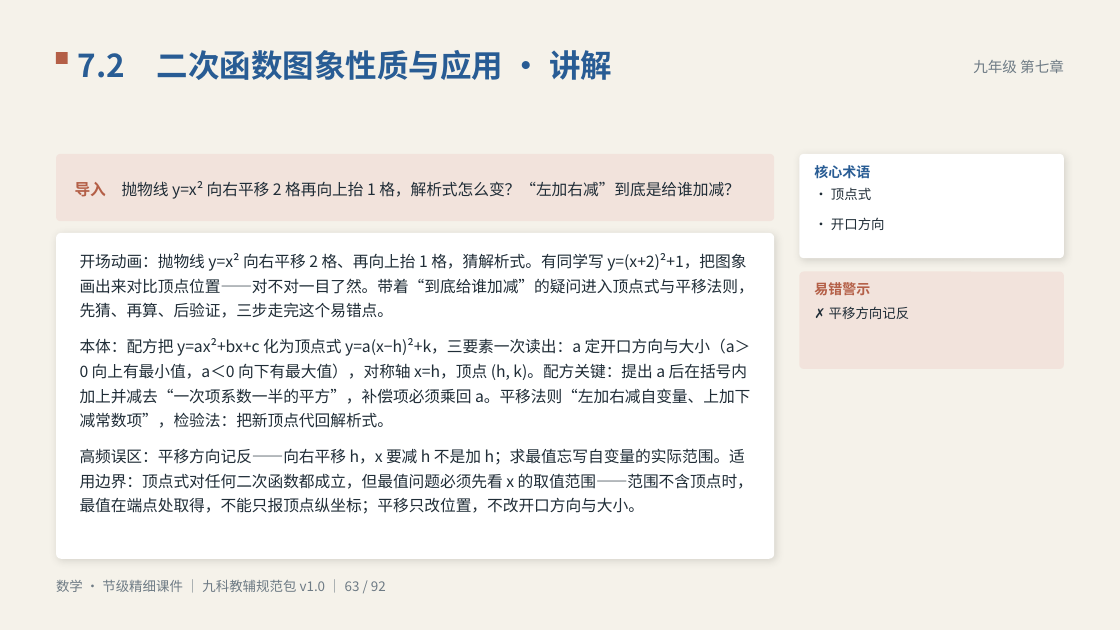
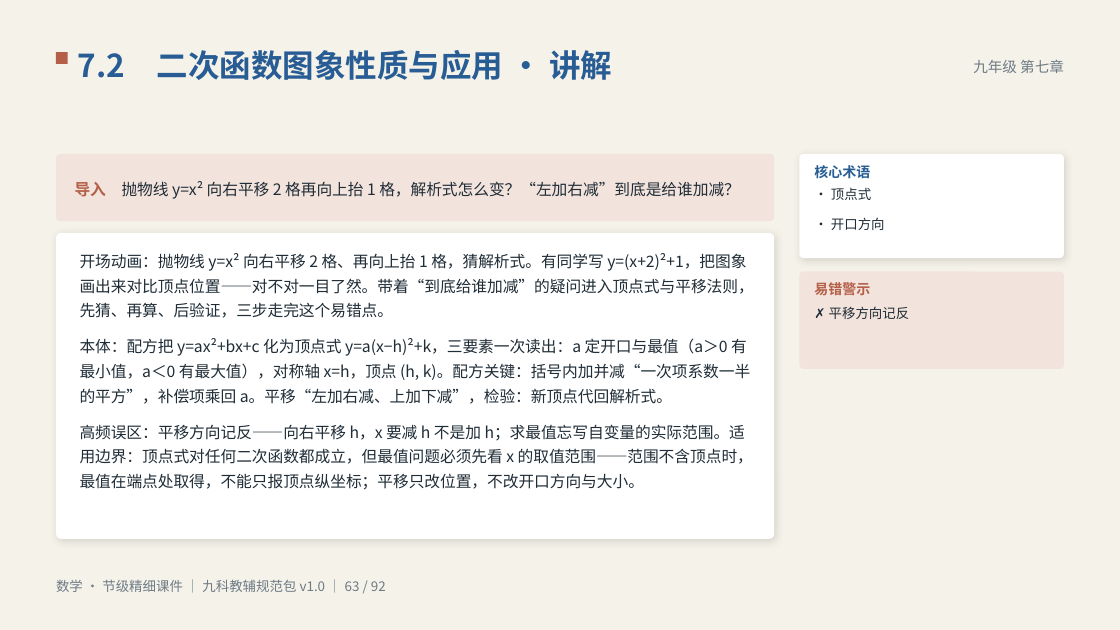
Before and after one commit to vimalinx/jiajiao-courseware, a slide deck: slide 63 of pptx/数学·节级精细讲解课件.pptx. Drawn at 1120x630 pixels with LibreOffice and Linux fonts; fonts in the diff are those of the drawing. Boxes give left, top, right and bottom in pixels: in the first picture for what was removed or moved away, otherwise in the second. Text is boxed around its words. In the diff, an @@ line names an element or a change of style, - is before the commit and + after.

```diff
--- a/pptx/数学·节级精细讲解课件.pptx
+++ b/pptx/数学·节级精细讲解课件.pptx
@@ rounded rectangle: place and size @@
-rounded rectangle at [56, 233, 775, 559]
+rounded rectangle at [56, 233, 775, 539]
@@ rounded rectangle at [56, 233, 775, 539]: proportions changed @@
@@ text at [80, 338, 751, 404]: text changed @@
-本体：配方把 y=ax²+bx+c 化为顶点式 y=a(x−h)²+k，三要素一次读出：a 定开口方向与大小（a＞0 向上有最小值，a＜0 向下有最大值），对称轴 x=h，顶点 (h, k)。配方关键：提出 a 后在括号内加上并减去“一次项系数一半的平方”，补偿项必须乘回 a。平移法则“左加右减自变量、上加下减常数项”，检验法：把新顶点代回解析式。
+本体：配方把 y=ax²+bx+c 化为顶点式 y=a(x−h)²+k，三要素一次读出：a 定开口与最值（a＞0 有最小值，a＜0 有最大值），对称轴 x=h，顶点 (h, k)。配方关键：括号内加并减“一次项系数一半的平方”，补偿项乘回 a。平移“左加右减、上加下减”，检验：新顶点代回解析式。
```
Also in this commit, not shown: 7 other slides changed, 30 other files.
